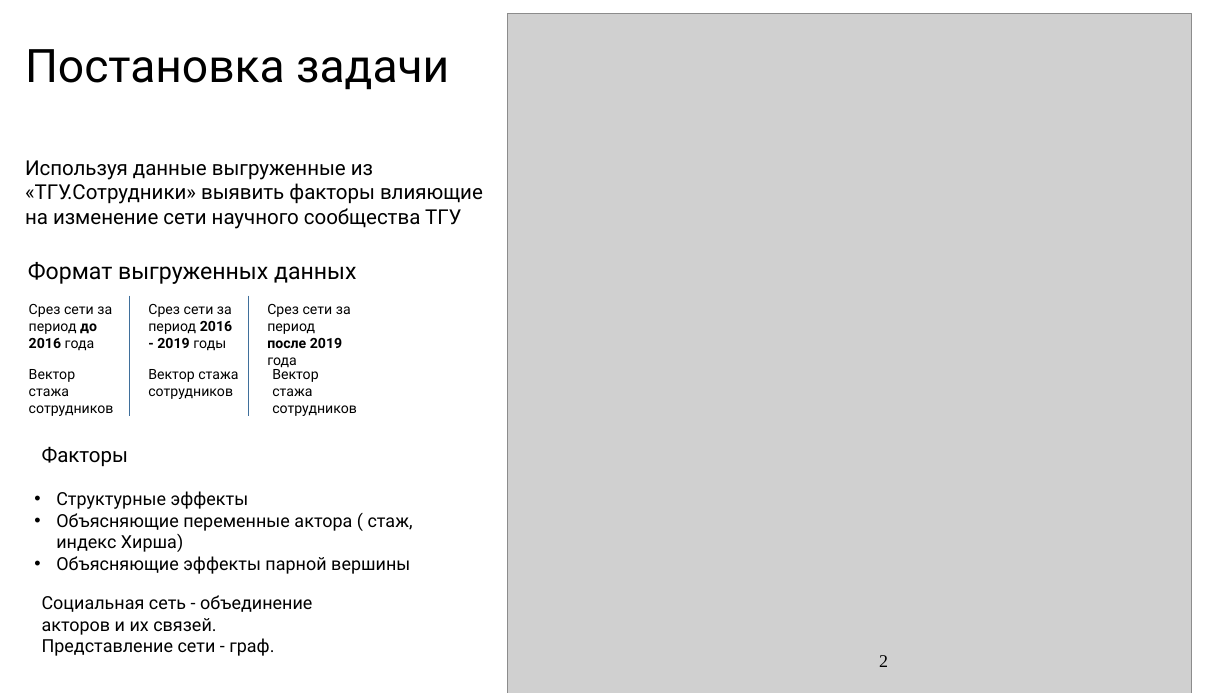
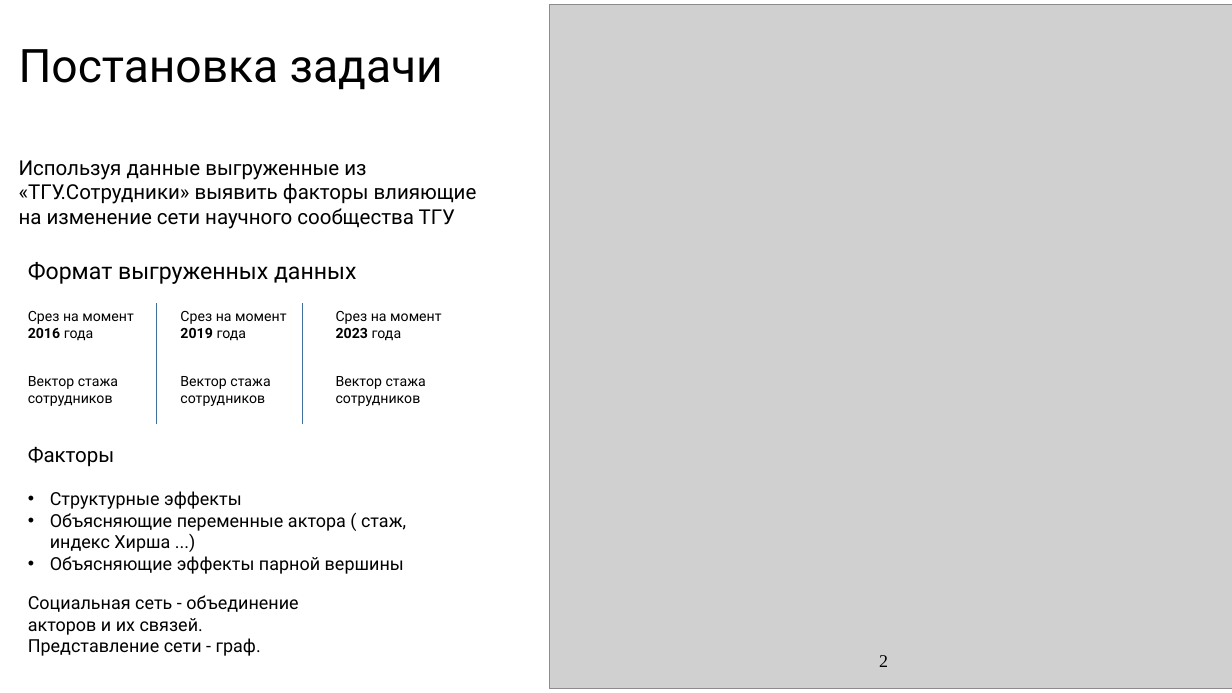
Before and after one commit to Amatikay/TermPaperSlides, a slide deck: slide 2 of SAOM_TermPaper.pptx. Drawn at 1232x693 pixels with LibreOffice and Linux fonts; fonts in the diff are those of the drawing; grey boxes stand for pictures. Boxes give left, top, right and bottom in pixels: in the first picture for what was removed or moved away, otherwise in the second. Text is boxed around its words. In the diff, an @@ line names an element or a change of style, - is before the commit and + after.

```diff
--- a/SAOM_TermPaper.pptx
+++ b/SAOM_TermPaper.pptx
@@ title "Постановка задачи": place and size @@
-title "Постановка задачи" at (25, 49, 449, 90)
+title "Постановка задачи" at (19, 49, 443, 90)
@@ picture: place and size @@
-picture at (507, 13, 1192, 693)
+picture at (550, 5, 1232, 689)
@@ subtitle "Используя данные выгруженные из «ТГУ.Сотрудники» ...": place and size @@
-subtitle "Используя данные выгруженные из «ТГУ.Сотрудники» ..." at (25, 160, 483, 229)
+subtitle "Используя данные выгруженные из «ТГУ.Сотрудники» ..." at (19, 160, 477, 229)
@@ text at (28, 311, 133, 341): text changed @@
-Срез сети за период до 2016 года
+Срез на момент 2016 года
@@ line moved from (129, 296) - (129, 416) to (156, 303) - (156, 423) @@
@@ line added from (156, 303) to (156, 424), #3F719D 0.5 pt @@
@@ text at (180, 311, 286, 341): text changed @@
-Срез сети за период 2016 - 2019 годы
+Срез на момент 2019 года
@@ text removed at (267, 304, 351, 368) @@
-Срез сети за период после 2019 года
@@ line moved from (249, 296) - (249, 416) to (302, 303) - (302, 423) @@
@@ line added from (302, 303) to (302, 424), #3F719D 0.5 pt @@
@@ text added at (336, 311, 441, 341), 11 pt, text #000000 @@
+Срез на момент 2023 года
@@ text "Вектор стажа сотрудников" rewrapped from (29, 369, 114, 416) to (28, 376, 118, 406) @@
@@ text "Вектор стажа сотрудников": place and size @@
-text "Вектор стажа сотрудников" at (148, 369, 238, 399)
+text "Вектор стажа сотрудников" at (180, 376, 270, 406)
@@ text "Вектор стажа сотрудников" rewrapped from (272, 365, 357, 416) to (336, 376, 426, 406) @@
@@ text "Факторы": place and size @@
-text "Факторы" at (42, 446, 128, 467)
+text "Факторы" at (28, 446, 114, 467)
@@ text at (50, 513, 406, 552): text changed @@
-• Объясняющие переменные актора ( стаж, индекс Хирша)
+• Объясняющие переменные актора ( стаж, индекс Хирша ...)
@@ text "Социальная сеть - объединение акторов ...": place and size @@
-text "Социальная сеть - объединение акторов ..." at (42, 595, 312, 656)
+text "Социальная сеть - объединение акторов ..." at (28, 595, 298, 656)
```
Also in this commit, not shown: 5 other slides changed, 1 slide added, 4 slides removed.
